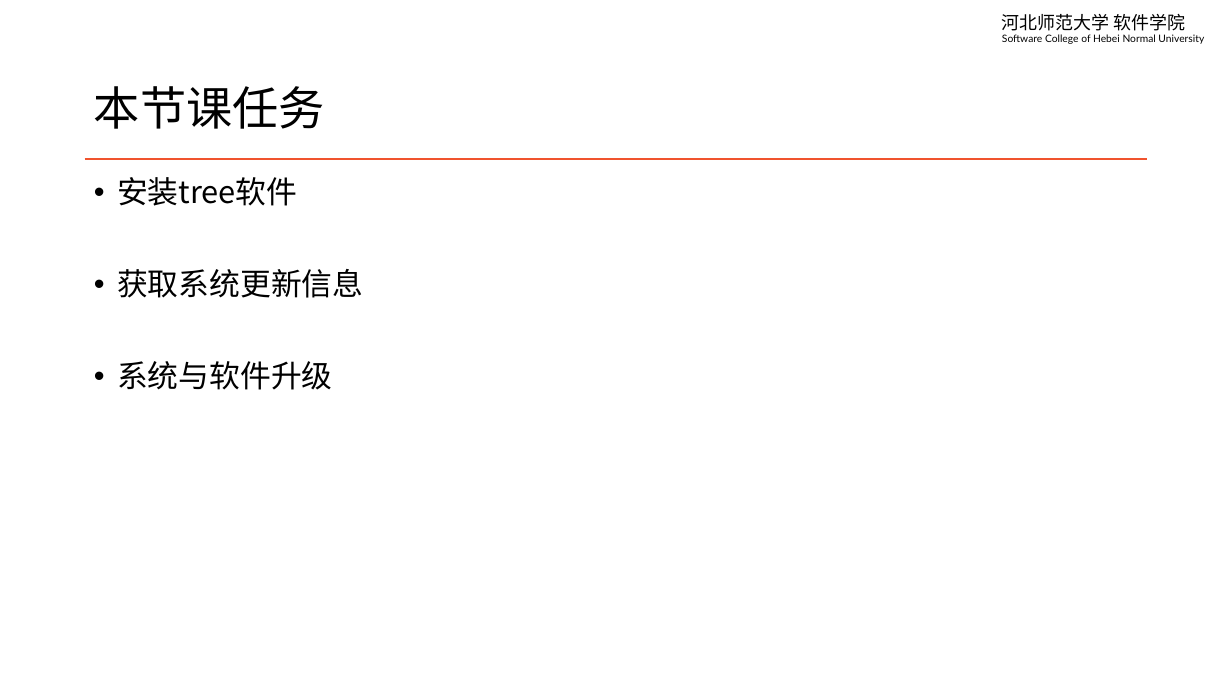
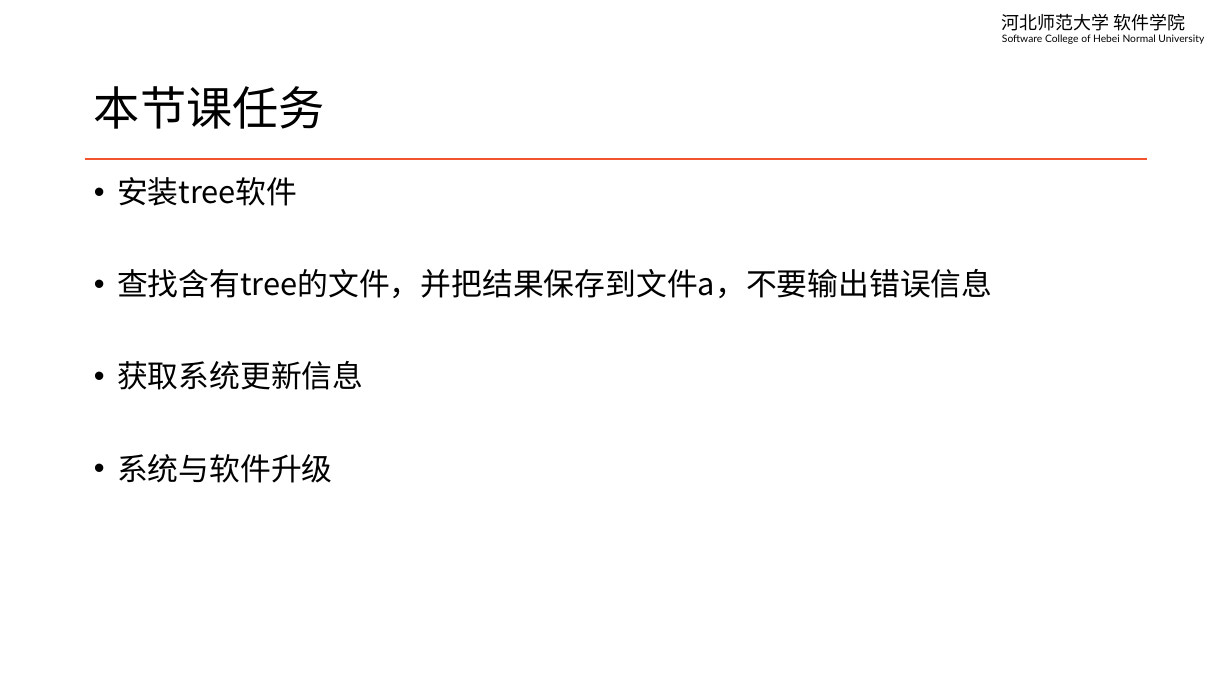
Before and after one commit to edu2act/course-linux-system, a slide deck: slide 10 of materials/slides/ch06-install-and-uninstall-software.pptx. Drawn at 1232x693 pixels with LibreOffice and Linux fonts; fonts in the diff are those of the drawing. Boxes give left, top, right and bottom in pixels: in the first picture for what was removed or moved away, otherwise in the second. Text is boxed around its words. In the diff, an @@ line names an element or a change of style, - is before the commit and + after.

```diff
--- a/materials/slides/ch06-install-and-uninstall-software.pptx
+++ b/materials/slides/ch06-install-and-uninstall-software.pptx
@@ text at (117, 269, 993, 298): paragraph added @@
+• 查找含有tree的文件，并把结果保存到文件a，不要输出错误信息
```
Also in this commit, not shown: 1 other file.
